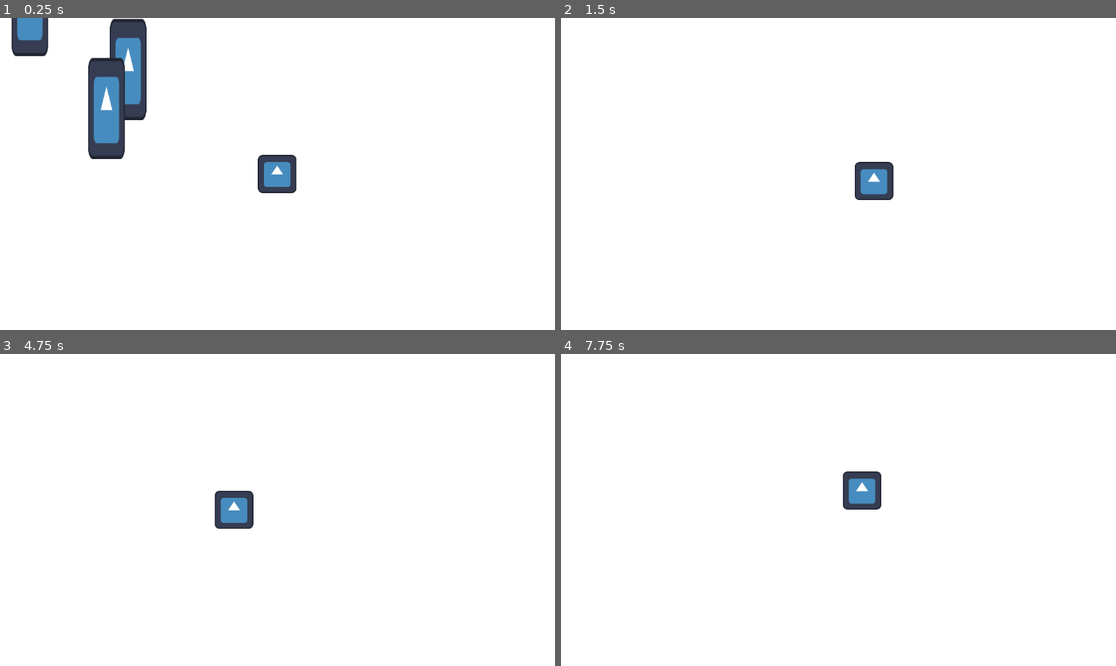
Above: before the commit, frames 1-4 (two rows, left to right).
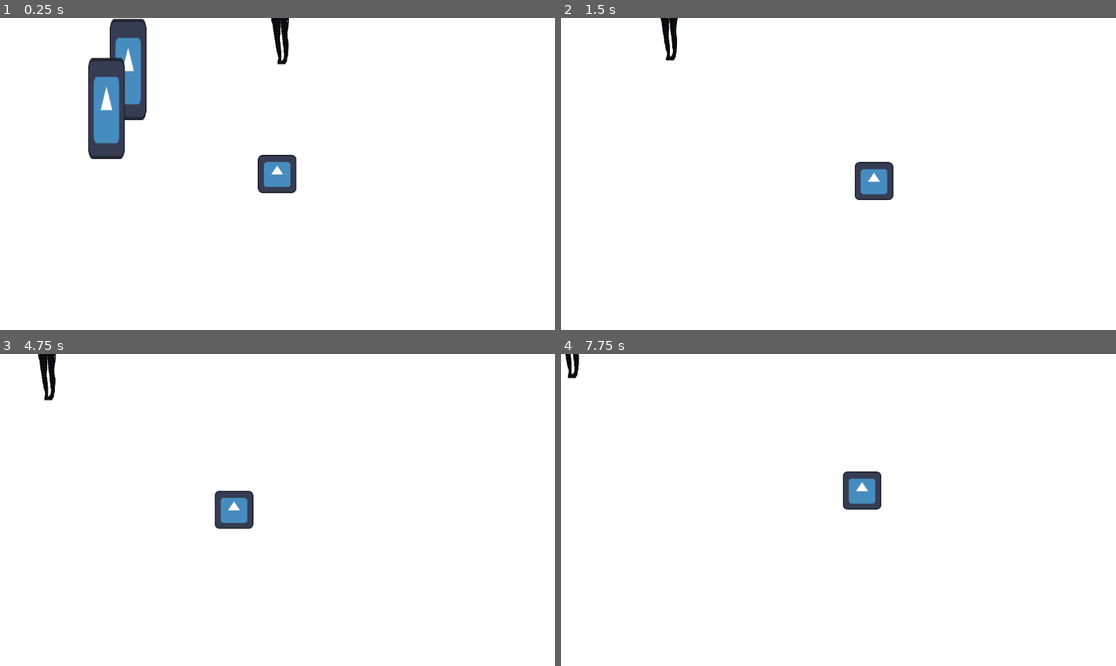
Above: after the commit, the same moments.

Repository: Helbowz/pannel-mini-game
Game: Godot game, scene res://game.tscn
The game is run twice, just before and just after one commit, with the same random seed, the same clock (stepped at 60 frames per second) and the same inputs. The engine's default icon, where the game draws it, is replaced by a stand-in: a white triangle on a blue panel in a dark square.
Inputs:
- Up to frame 1 (0.25 s): no input
- Up to frame 2 (1.5 s): tap Enter at 0.5 s; hold D (move_right) 0.53-1.28 s; hold S (move_down) from 1.28 s (still down)
- Up to frame 3 (4.75 s): release S (move_down) at 2.03 s; hold D (move_right) 2.03-2.78 s; hold W (move_up) 2.78-3.53 s; hold A (move_left) from 3.53 s (still down)
- Up to frame 4 (7.75 s): release A (move_left) at 5.03 s; hold S (move_down) 5.03-5.78 s; hold D (move_right) 5.78-6.53 s; hold W (move_up) 6.53-7.28 s; hold D (move_right) from 7.28 s (still down)

The runs differ from the first frame. In frame 1, 1.1% of the frame differs, in the area x 2-53%, y 0-15%; in frame 2, 0.3%; in frame 3, 0.3%; in frame 4, 0.1%.

Commit message:
Update game.tscn

Diff:
--- a/game.tscn
+++ b/game.tscn
@@ -2,12 +2,17 @@
 
 [ext_resource type="PackedScene" uid="uid://ujpmsxpmlhg1" path="res://PLAYER.tscn" id="1_80nbo"]
 [ext_resource type="Texture2D" uid="uid://bq2w6ha0cdgdr" path="res://icon.svg" id="2_e2o6t"]
+[ext_resource type="Texture2D" uid="uid://btra17ta8qrsn" path="res://2764470_712d4.png" id="3_fc0e3"]
+[ext_resource type="PackedScene" uid="uid://dw1dn1abx78yc" path="res://health_component.tscn" id="4_7jktm"]
 
 [sub_resource type="RectangleShape2D" id="RectangleShape2D_feb5d"]
 size = Vector2(31.465363, 51.89698)
 
 [sub_resource type="RectangleShape2D" id="RectangleShape2D_e2o6t"]
 size = Vector2(63, 202)
+
+[sub_resource type="RectangleShape2D" id="RectangleShape2D_ryrav"]
+size = Vector2(83, 239)
 
 [node name="game" type="Node2D" unique_id=773482487]
 
@@ -85,6 +90,7 @@
 shape = SubResource("RectangleShape2D_feb5d")
 
 [node name="tree" type="StaticBody2D" parent="." unique_id=520381558]
+position = Vector2(-115, -38)
 
 [node name="Sprite2D" type="Sprite2D" parent="tree" unique_id=410647129]
 scale = Vector2(0.6, 1.64)
@@ -115,3 +121,17 @@
 [node name="CollisionShape2D" type="CollisionShape2D" parent="tree3" unique_id=1891038710]
 position = Vector2(-0.5, 1)
 shape = SubResource("RectangleShape2D_e2o6t")
+
+[node name="dummy" type="StaticBody2D" parent="." unique_id=629752866]
+position = Vector2(517, 0)
+
+[node name="Sprite2D" type="Sprite2D" parent="dummy" unique_id=1800001541]
+scale = Vector2(0.31563407, 0.48848325)
+texture = ExtResource("3_fc0e3")
+
+[node name="CollisionShape2D" type="CollisionShape2D" parent="dummy" unique_id=501667562]
+position = Vector2(1.5, 2.5)
+shape = SubResource("RectangleShape2D_ryrav")
+
+[node name="Health_Component" parent="dummy" unique_id=1721055479 instance=ExtResource("4_7jktm")]
+max_health = 1000.0
